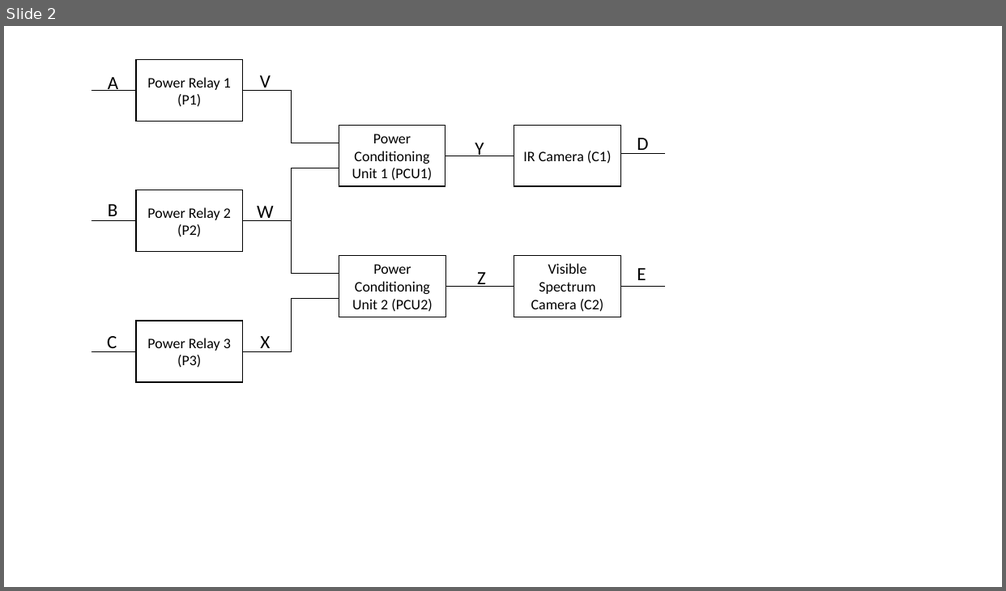
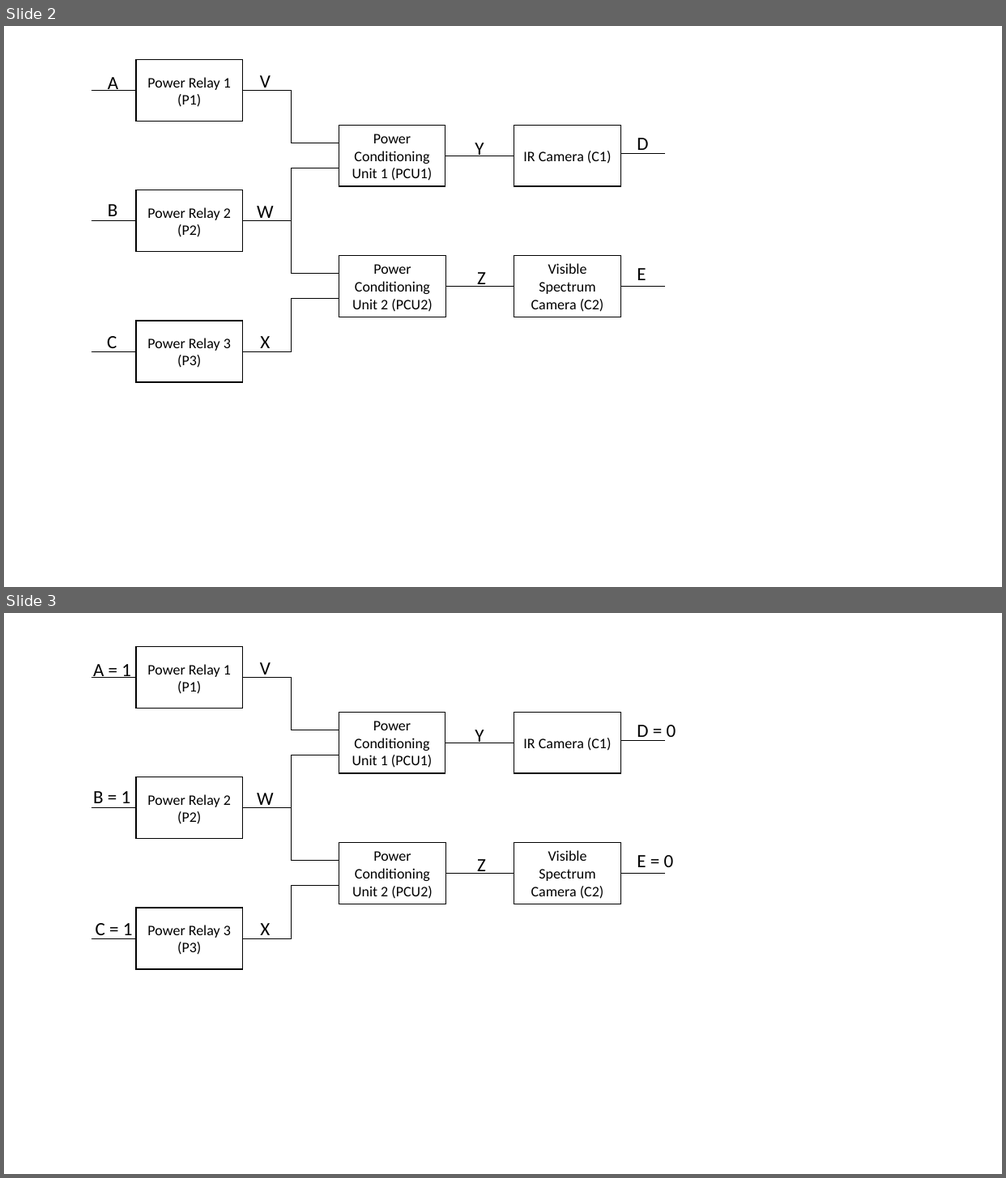
Before and after one commit to trstuart08/PADM_Project, a slide deck: Logic_Gate.pptx. Shown one above the other, each under a label of ours: slide 2 before the commit, slides 2 and 3 after it. The pictures are 1006x591 and 1006x1178 pixels, drawn with LibreOffice and Linux fonts; fonts in the diff are those of the drawing. Boxes give left, top, right and bottom in pixels: in the first picture for what was removed or moved away, otherwise in the second. Text is boxed around its words. In the diff, an @@ line names an element or a change of style, - is before the commit and + after.

```diff
--- a/Logic_Gate.pptx
+++ b/Logic_Gate.pptx
@@ slide 3 added at (4, 613, 1002, 1174), background #FFFFFF @@
@@ group added at (91, 647, 676, 969): 10 texts, 7 rectangles, 7 lines, 4 elbow lines @@
+Power Relay 1 (P1)
+Power Relay 2 (P2)
+Power Relay 3 (P3)
+Power Conditioning Unit 1 (PCU1)
+Power Conditioning Unit 2 (PCU2)
+IR Camera (C1)
+Visible Spectrum Camera (C2)
+A = 1
+B = 1
+C = 1
+D = 0
+E = 0
+V
+W
+X
+Y
+Z
```
Also in this commit, not shown: 4 other files.
